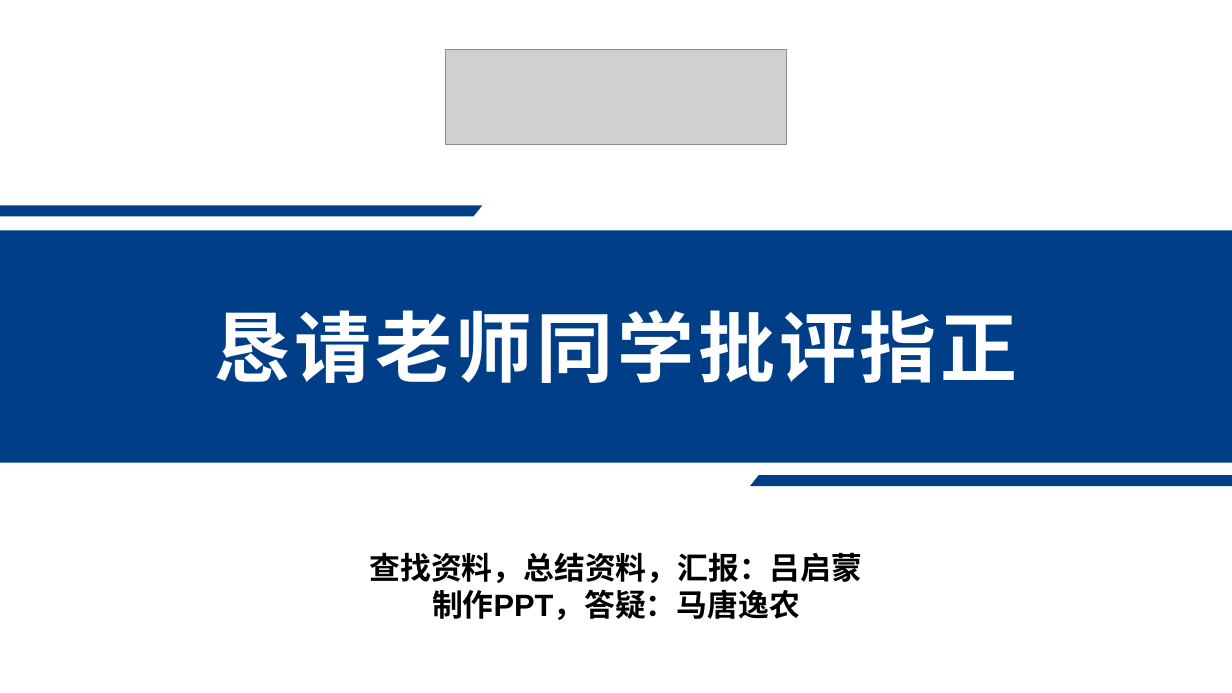
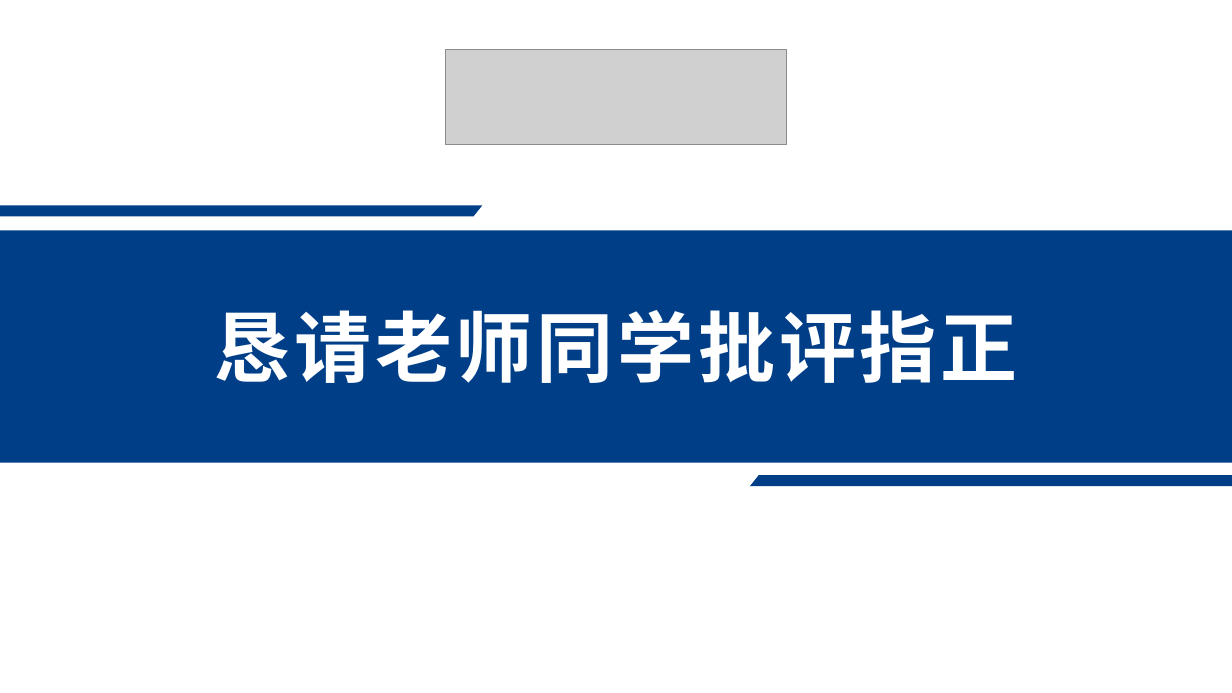
Before and after one commit to Raymon-Lyu/Veterinary-Medicine, a slide deck: slide 23 of 生物分离工程/第十组汇报ppt.pptx. Drawn at 1232x693 pixels with LibreOffice and Linux fonts; fonts in the diff are those of the drawing; grey boxes stand for pictures. Boxes give left, top, right and bottom in pixels: in the first picture for what was removed or moved away, otherwise in the second. Text is boxed around its words. In the diff, an @@ line names an element or a change of style, - is before the commit and + after.

```diff
--- a/生物分离工程/第十组汇报ppt.pptx
+++ b/生物分离工程/第十组汇报ppt.pptx
@@ text removed at [370,552,863,620] @@
-查找资料，总结资料，汇报：吕启蒙
-制作PPT，答疑：马唐逸农
```
Also in this commit, not shown: 1 other slide changed, 2 other files.
